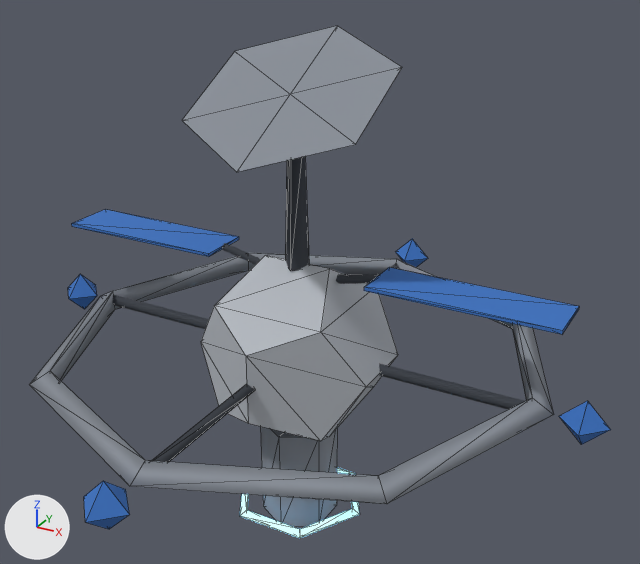
A saved change to the glTF model Art/Models/Human/ResearchLab.glb.
Camera for both pictures: a camera (50 mm lens) standing at (180.0, -306.0, 188.0) and looking at (7.0, 7.0, 31.0). The lights are fixed; the arrows at lower left show +X, +Y and +Z. The picture after the commit comes second. Mesh edges are drawn as thin lines on the coarser meshes. Where no turn or scale is listed for an object, it has been applied to the vertices. Vertices at exactly the same position are counted once.

Script lines for the objects in view, before the commit:
```python
ob_deep_space_dish = bpy.data.objects.new('deep_space_dish', me_mesh_11)
ob_deep_space_dish.location = (0.0, 0.0, 108.0)
ob_lab_core = bpy.data.objects.new('lab_core', me_mesh_0)
ob_lab_core.location = (0.0, 0.0, 0.0)
ob_lab_module = bpy.data.objects.new('lab_module', me_mesh_12)
ob_lab_module.location = (0.0, 0.0, -62.0)
ob_observation_ring = bpy.data.objects.new('observation_ring', me_mesh_1)
ob_observation_ring.location = (0.0, 0.0, 0.0)
ob_sensor_node_0 = bpy.data.objects.new('sensor_node_0', me_mesh_3)
ob_sensor_node_0.location = (128.0, 0.0, 0.0)
ob_sensor_node_1 = bpy.data.objects.new('sensor_node_1', me_mesh_5)
ob_sensor_node_1.location = (0.0, -128.0, 0.0)
ob_sensor_node_2 = bpy.data.objects.new('sensor_node_2', me_mesh_7)
ob_sensor_node_2.location = (-128.0, 0.0, 0.0)
ob_sensor_node_3 = bpy.data.objects.new('sensor_node_3', me_mesh_9)
ob_sensor_node_3.location = (0.0, 128.0, 0.0)
ob_solar_array_r = bpy.data.objects.new('solar_array_R', me_mesh_14)
ob_solar_array_r.location = (78.0, 0.0, 42.0)
# also in view: 'solar_array_L' at (-78.0, 0.0, 42.0); 'mast' at (0.0, 0.0, 70.0); 'containment_ring' at (0.0, 0.0, -80.0); 'spoke_1' at (0.0, -74.0, 0.0); 'spoke_0' at (74.0, 0.0, 0.0)
```
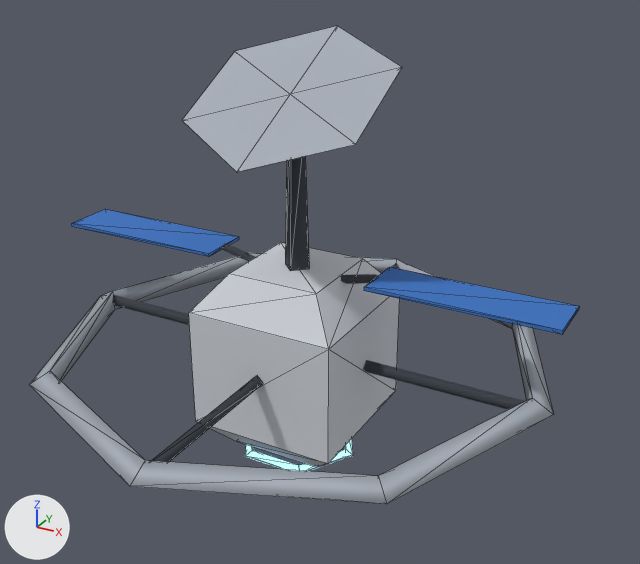
Where the newer file only moved an object's origin or applied its transform, the numbers keep the older frame.

Diff of the bpy script that builds the scene:
```diff
--- a/Art/Models/Human/ResearchLab.glb.py
+++ b/Art/Models/Human/ResearchLab.glb.py
@@ mat_human_plate @@
 mat_human_plate = principled_material('human_plate')
-mat_human_plate.base_color = (0.485, 0.515, 0.558)  # light grey #b9bec5
+mat_human_plate.base_color = (0.644, 0.672, 0.716)  # light grey #d2d6dc
 mat_human_plate.metallic = 0.1
@@ mat_human_hull @@
 mat_human_hull = principled_material('human_hull')
-mat_human_hull.base_color = (0.254, 0.279, 0.319)  # grey #8a9099
+mat_human_hull.base_color = (0.402, 0.44, 0.497)  # grey #aab1bb
 mat_human_hull.metallic = 0.1
@@ me_mesh_0 @@
 # used by ob_lab_core; location = (0.0, 0.0, 0.0)
-me_mesh_0.from_pydata(...)  # 20 vertices, 36 faces; spans x -42.0..42.0, y -42.0..42.0, z -42.0..42.0
+me_mesh_0.from_pydata(...)  # 16 vertices, 28 faces; spans x -33.9..33.9, y -33.9..33.9, z -44.0..40.0
+# me_mesh_0 part 1: the whole mesh is rebuilt
 me_mesh_0.materials.append(mat_human_plate)
@@ me_mesh_13 @@
 # used by ob_containment_ring; location = (0.0, 0.0, -80.0)
-me_mesh_13.from_pydata(...)  # 28 vertices, 36 faces; spans x -32.5..32.5, y -28.1..28.1, z -2.2..2.2
+me_mesh_13.from_pydata(...)  # 28 vertices, 36 faces; spans x -28.5..28.5, y -24.7..24.7, z -2.2..2.2
+# me_mesh_13 part 2: all 4 vertices in x 14.4..16.2, y 24.9..28.1, z -2.2..2.2 are moved by (-2.0, -3.5, 0.0)
+# me_mesh_13 part 3: all 4 vertices in x 14.4..16.2, y -28.1..-24.9, z -2.2..2.2 are moved by (-2.0, 3.5, 0.0)
+# me_mesh_13 part 4: all 4 vertices in x -16.2..-14.4, y 24.9..28.1, z -2.2..2.2 are moved by (2.0, -3.5, 0.0)
+# me_mesh_13 part 5: all 4 vertices in x -16.2..-14.4, y -28.1..-24.9, z -2.2..2.2 are moved by (2.0, 3.5, 0.0)
+# me_mesh_13 part 6: all 4 vertices in x -32.5..-28.8, y 0.0, z -2.2..2.2 are moved by (4.0, 0.0, 0.0)
+# other edits to the shape of me_mesh_13 do not show in these pictures
 me_mesh_13.materials.append(mat_human_engine_glow)
@@ ob_sensor_node_0 @@
-ob_sensor_node_0 = bpy.data.objects.new('sensor_node_0', me_mesh_3)
-ob_sensor_node_0.location = (128.0, 0.0, 0.0)
@@ ob_sensor_node_1 @@
-ob_sensor_node_1 = bpy.data.objects.new('sensor_node_1', me_mesh_5)
-ob_sensor_node_1.location = (0.0, -128.0, 0.0)
@@ ob_sensor_node_2 @@
-ob_sensor_node_2 = bpy.data.objects.new('sensor_node_2', me_mesh_7)
-ob_sensor_node_2.location = (-128.0, 0.0, 0.0)
@@ ob_sensor_node_3 @@
-ob_sensor_node_3 = bpy.data.objects.new('sensor_node_3', me_mesh_9)
-ob_sensor_node_3.location = (0.0, 128.0, 0.0)
@@ ob_lab_module @@
-ob_lab_module = bpy.data.objects.new('lab_module', me_mesh_12)
-ob_lab_module.location = (0.0, 0.0, -62.0)
@@ ob_containment_ring @@
 ob_containment_ring = bpy.data.objects.new('containment_ring', me_mesh_13)
-ob_containment_ring.location = (0.0, 0.0, -80.0)
+ob_containment_ring.location = (0.0, 0.0, -48.0)
```

Location of each change, [x1, y1, x2, y2] in pixels of the pictures (640 x 564 px; the box of a moved part takes in the faces that stretch with it):
'lab_core', recoloured, reshaped (7% wider, 21% taller)
    before: [201, 255, 398, 441]
    after: [189, 242, 399, 467]
'observation_ring', recoloured
    both: [29, 253, 554, 504]
'deep_space_dish', recoloured
    both: [182, 26, 402, 172]
'lab_module', deleted
    before: [261, 427, 337, 527]
'containment_ring', reshaped, moved
    before: [240, 467, 360, 538]
    after: [245, 439, 353, 471]
'sensor_node_1', deleted (blue)
    before: [84, 481, 130, 529]
'sensor_node_0', deleted (blue)
    before: [559, 401, 611, 445]
'sensor_node_2', deleted (blue)
    before: [68, 274, 97, 309]
'sensor_node_3', deleted (blue)
    before: [396, 239, 428, 267]
part 2 of me_mesh_13, moved or reshaped
    before: [349, 472, 359, 514]
    after: [345, 439, 353, 455]
part 3 of me_mesh_13, moved or reshaped
    before: [300, 508, 360, 538]
    after: [299, 449, 352, 471]
part 4 of me_mesh_13, moved or reshaped (not visible afterwards)
    before: [337, 467, 353, 474]
part 5 of me_mesh_13, moved or reshaped
    before: [240, 510, 300, 538]
    after: [245, 450, 299, 470]
part 6 of me_mesh_13, moved or reshaped (mostly hidden)
    before: [240, 494, 249, 515]
    after: [245, 445, 253, 456]
